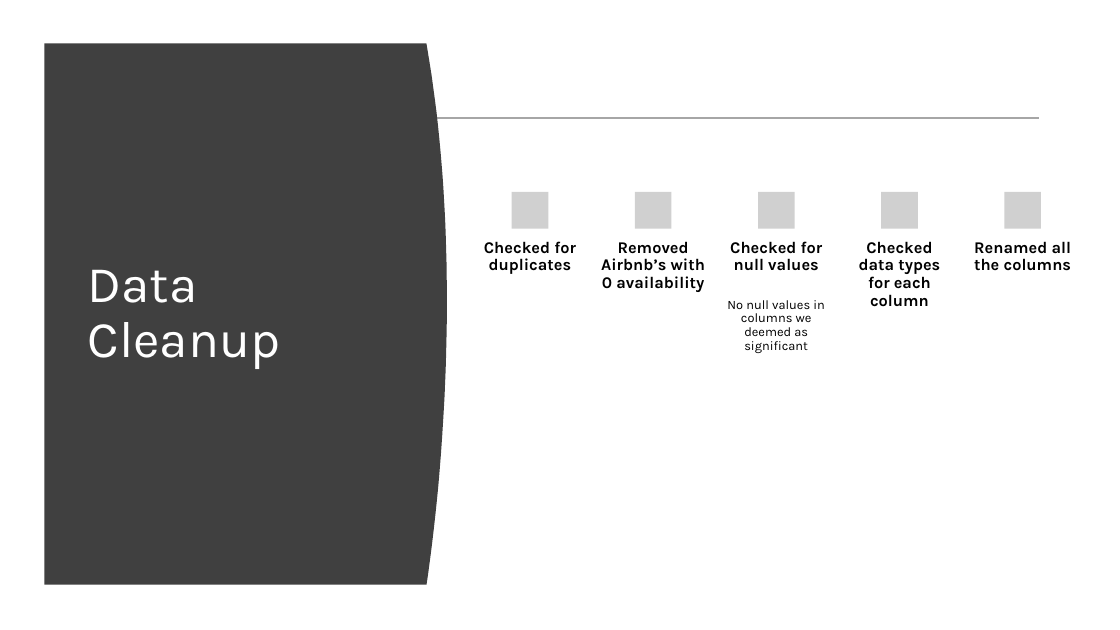
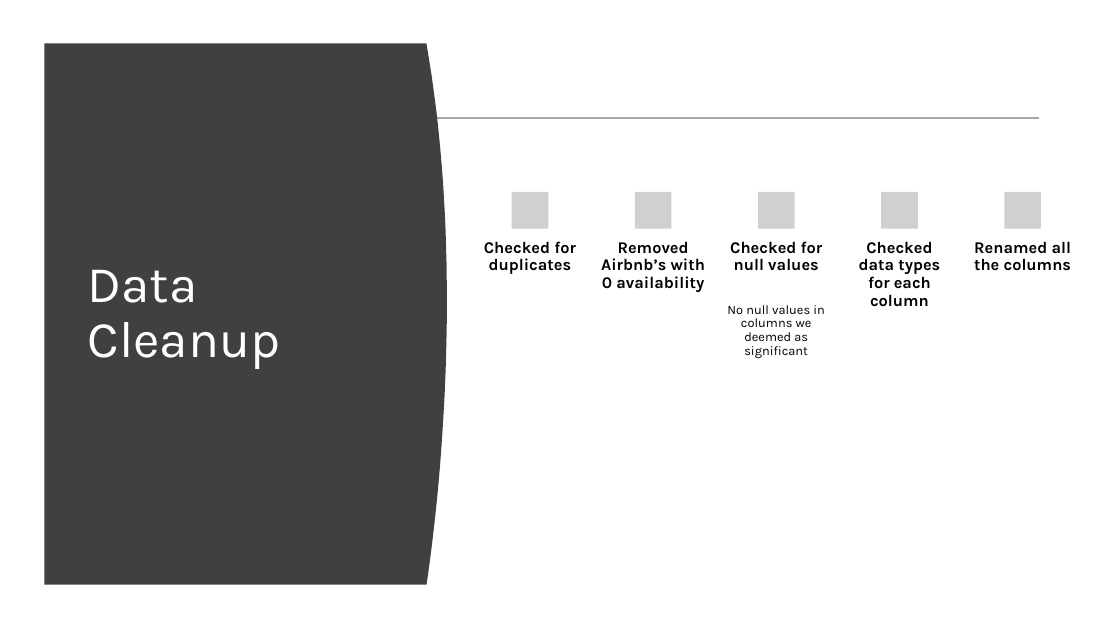
Before and after one commit to hayden4davey/Project1-Group2, a slide deck: slide 4 of Airbnb PPT.pptx (slide 5 before the commit). Drawn at 1120x630 pixels with LibreOffice and Linux fonts; fonts in the diff are those of the drawing; grey boxes stand for pictures. Boxes give left, top, right and bottom in pixels: in the first picture for what was removed or moved away, otherwise in the second. Text is boxed around its words. In the diff, an @@ line names an element or a change of style, - is before the commit and + after.

```diff
--- a/Airbnb PPT.pptx
+++ b/Airbnb PPT.pptx
@@ text "No null values in columns ...": place and size @@
-text "No null values in columns ..." at bbox=[727, 300, 825, 353]
+text "No null values in columns ..." at bbox=[727, 305, 825, 358]
```
Also in this commit, not shown: 1 other slide changed, 2 slides added, 3 slides removed.
